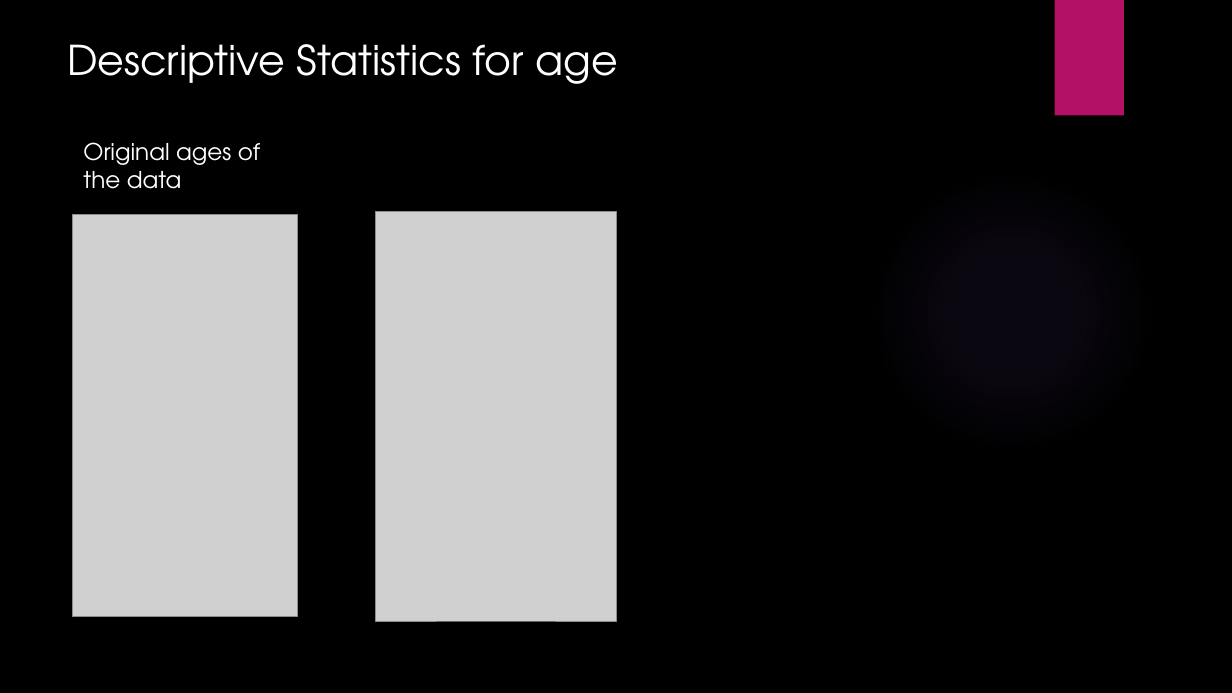
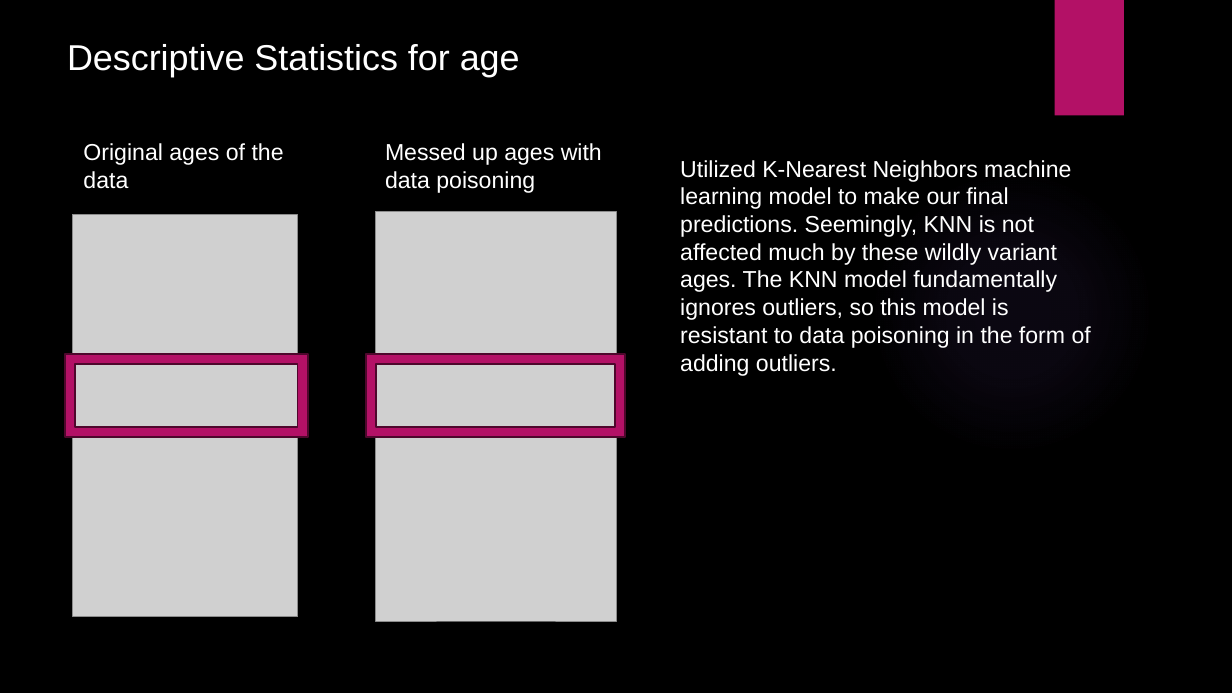
Before and after one commit to dmail5802/hackathon_competition, a slide deck: slide 4 of presentation.pptx. Drawn at 1232x693 pixels with LibreOffice and Linux fonts; fonts in the diff are those of the drawing; grey boxes stand for pictures; background and template pictures are left out. Boxes give left, top, right and bottom in pixels: in the first picture for what was removed or moved away, otherwise in the second. Text is boxed around its words. In the diff, an @@ line names an element or a change of style, - is before the commit and + after.

```diff
--- a/presentation.pptx
+++ b/presentation.pptx
@@ text "Descriptive Statistics for age" at bbox=[67, 44, 520, 77]: size 32 to 28 pt, font TeX Gyre Adventor to Arial @@
@@ text "Original ages of the data" at bbox=[83, 143, 284, 189]: font TeX Gyre Adventor to Arial @@
@@ text added at bbox=[385, 143, 602, 193], 18 pt, text #FFFFFF @@
+Messed up ages with data poisoning
@@ text added at bbox=[680, 160, 1091, 376], 18 pt, text #FFFFFF @@
+Utilized K-Nearest Neighbors machine learning model to make our final predictions. Seemingly, KNN is not affected much by these wildly variant ages. The KNN model fundamentally ignores outliers, so this model is resistant to data poisoning in the form of adding outliers.
@@ frame added at bbox=[65, 354, 308, 437], fill #B31166, outline #4E072D 1.5 pt @@
@@ frame added at bbox=[366, 354, 626, 437], fill #B31166, outline #4E072D 1.5 pt @@
```
Also in this commit, not shown: 4 other slides changed, 8 slides added, 2 slides removed.
